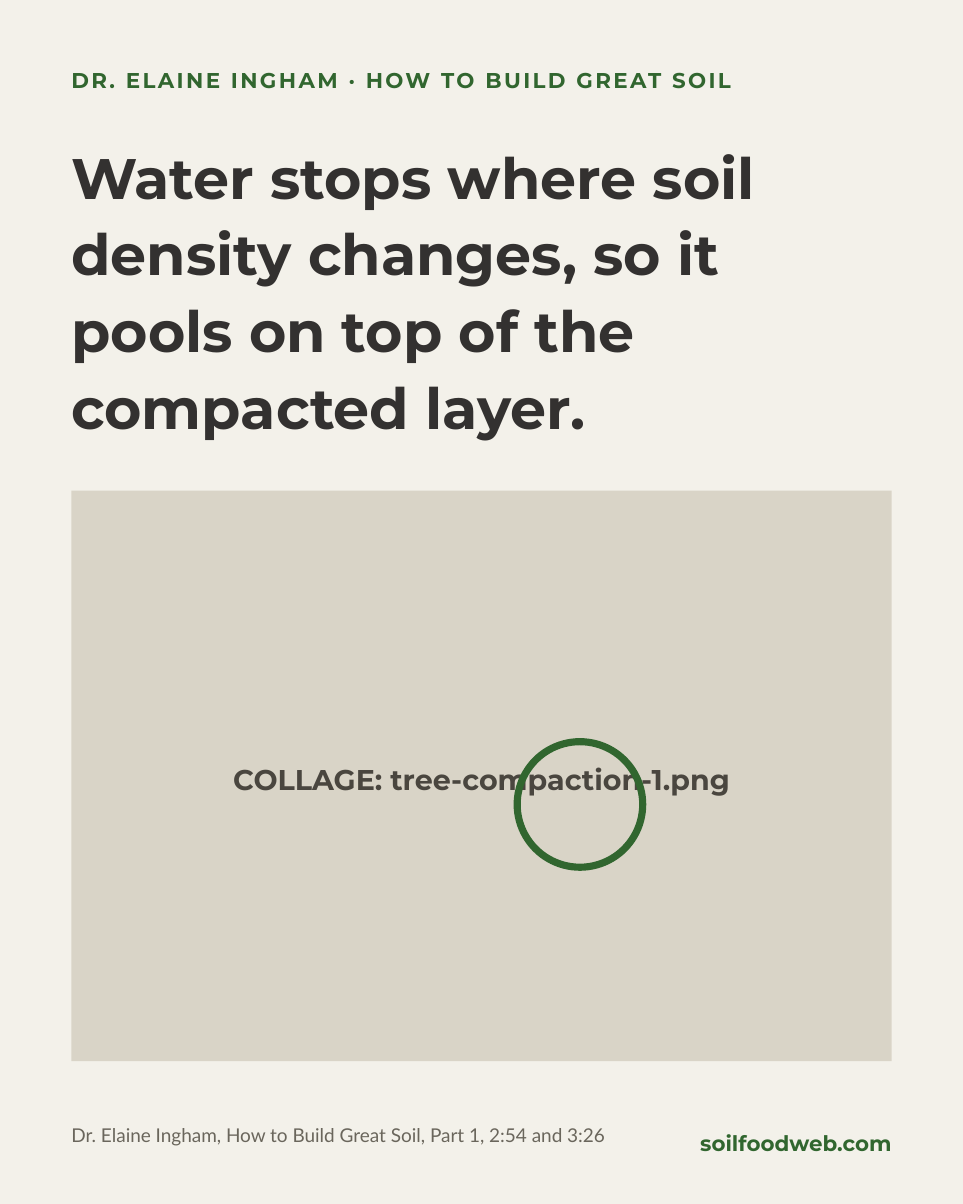
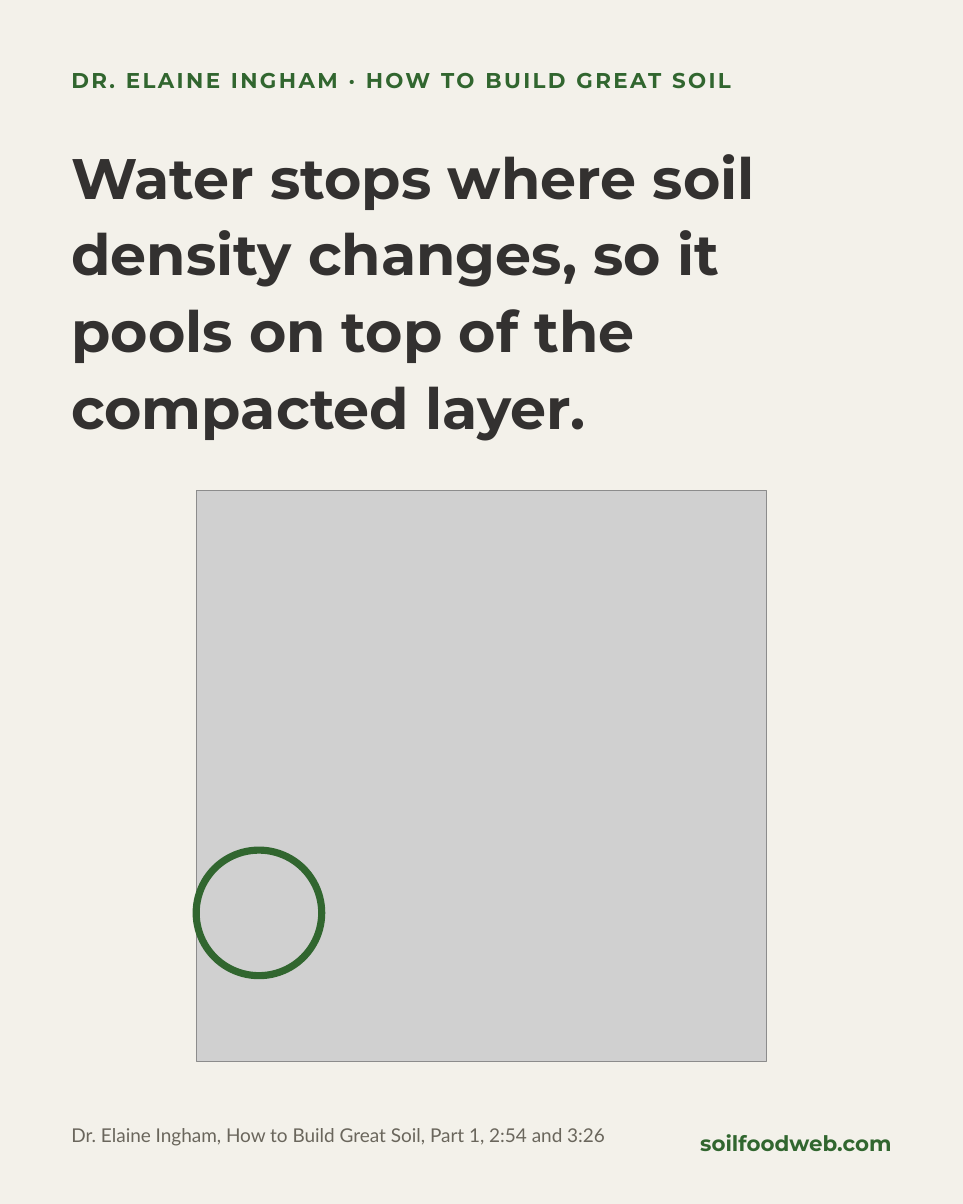
Before and after one commit to linneamoritznyc/SFW-SocialMedia, a slide deck: slide 4 of templates/posts/november/04-11-2026-wed-ig-tree-roots-myth.pptx. Drawn at 963x1204 pixels with LibreOffice and Linux fonts; fonts in the diff are those of the drawing; grey boxes stand for pictures. Boxes give left, top, right and bottom in pixels: in the first picture for what was removed or moved away, otherwise in the second. Text is boxed around its words. In the diff, an @@ line names an element or a change of style, - is before the commit and + after.

```diff
--- a/templates/posts/november/04-11-2026-wed-ig-tree-roots-myth.pptx
+++ b/templates/posts/november/04-11-2026-wed-ig-tree-roots-myth.pptx
@@ rectangle removed at bbox=[71, 490, 891, 1061] @@
@@ picture added at bbox=[196, 490, 767, 1061] @@
@@ text removed at bbox=[233, 762, 730, 797] @@
-COLLAGE: tree-compaction-1.png
@@ ellipse: place and size @@
-ellipse at bbox=[517, 741, 643, 867]
+ellipse at bbox=[196, 850, 322, 976]
```
Also in this commit, not shown: 5 other slides changed, 57 other files.
